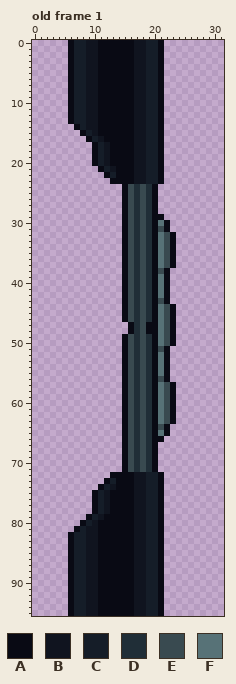
Pixel-art file: art/environment/door2.aseprite. Above is the file before it was changed.
32x96 pixels, 1 frame. Shown: old frame 1. The commit also changed other frames, which this record leaves out.
Palette (. is transparent): A #090a14  B #10141f  C #151d28  D #202e37  E #394a50  F #577277
Pixels before, old frame 1 (only the part around the change), first column x 0:
21 ...........ACBAAABBCCA..........
22 ............ACAAABBCCA..........
23 .............AAAABBCCA..........
24 ...............AEDEDA...........
25 ...............AEDEDA...........
26 ...............AEDEDA...........
27 ...............AEDEDA...........
28 ...............AEDEDA...........
29 ...............AEDEDAA..........
30 ...............AEDEDAFA.........
31 ...............AEDEDAEA.........
32 ...............AEDEDAFEA........
33 ...............AEDEDAFEA........
34 ...............AEDEDAFEA........
35 ...............AEDEDAFEA........
36 ...............AEDEDAFEA........
37 ...............AEDEDAFEA........
38 ...............AEDEDAEA.........
39 ...............AEDEDAFA.........
40 ...............AEDEDAFA.........
41 ...............AEDEDAFA.........
42 ...............AEDEDAFA.........
43 ...............AEDEDAEA.........
44 ...............AEDEDAFEA........
45 ...............AEDEDAFEA........
46 ...............AEDEDAFEA........
47 ................ADEAAFEA........
48 ................ADEAAFEA........
49 ...............AEDEDAFEA........
50 ...............AEDEDAFEA........
51 ...............AEDEDAEA.........
52 ...............AEDEDAFA.........
53 ...............AEDEDAFA.........
54 ...............AEDEDAFA.........
55 ...............AEDEDAFA.........
56 ...............AEDEDAEA.........
57 ...............AEDEDAFEA........
58 ...............AEDEDAFEA........
59 ...............AEDEDAFEA........
60 ...............AEDEDAFEA........
61 ...............AEDEDAFEA........
62 ...............AEDEDAFEA........
63 ...............AEDEDAFEA........
64 ...............AEDEDAEA.........
65 ...............AEDEDAFA.........
66 ...............AEDEDAA..........
67 ...............AEDEDA...........
68 ...............AEDEDA...........
69 ...............AEDEDA...........
70 ...............AEDEDA...........
71 ...............AEDEDA...........
72 .............AAAABBCCA..........
73 ............ACAAABBCCA..........
74 ...........ACBAAABBCCA..........
75 ..........ACBAAAABBCCA..........
76 ..........ACBAAAABBCCA..........
77 ..........ACBAAAABBCCA..........
78 ..........ACBAAAABBCCA..........
79 .........ACBAAAAABBCCA..........
80 ........ACBAAAAAABBCCA..........
81 .......ACBBAAAAAABBCCA..........
82 ......ACCBBAAAAAABBCCA..........
New version:
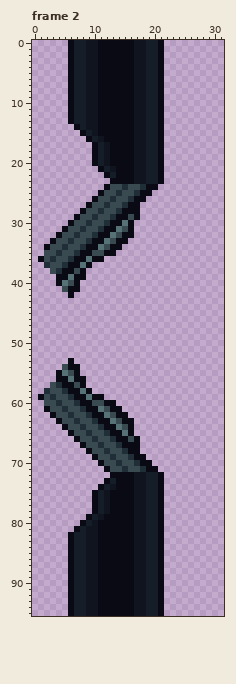
A new or re-ordered frame is compared with the old frame closest to it.
The edit:
frames 1 -> 2
layer "Layer 2" added
layer "Layer 1" removed
Changed rows in their new state; - is an unchanged pixel.
Frame 2 is new; against old frame 1:
first column x 1:
24 -----------AEED-EDA----
25 ----------AEEDE--AA.---
26 ---------AEEDEEDAA..---
27 --------AEEDEEDAA...---
28 -------AEEDEED-AA...---
29 ------AEEDEEDA--A....--
30 -----AEEDEEDAAFA......-
31 ----AEEDEEDAAFEA......-
32 ---AEEDEEDAAFE-A.......
33 --AEEDEEDAAFEA-........
34 -AEEDEEDAAFEAA.........
35 -EEDEEDAAEEAA-.........
36 AEDEEDAAFAA---.........
37 -DEEDAAFA-----.........
38 --EDAAEA------........-
39 ---AAFAA------........-
40 ---AFEA-------........-
41 ----EAA-------........-
42 -----A--------........-
43 --------------........-
44 --------------.........
45 --------------.........
46 --------------.........
47 ---------------........
48 ---------------........
49 --------------.........
50 --------------.........
51 --------------........-
52 --------------........-
53 -----A--------........-
54 ----EAA-------........-
55 ---AFEA-------........-
56 ---AAFAA------........-
57 --EDAAEA------.........
58 -DEEDAAFA-----.........
59 AEDEEDAAFAA---.........
60 -EEDEEDAAEEAA-.........
61 -AEEDEEDAAFEAA.........
62 --AEEDEEDAAFEA-........
63 ---AEEDEEDAAFE-A.......
64 ----AEEDEEDAAFEA......-
65 -----AEEDEEDAAFA......-
66 ------AEEDEEDA--A....--
67 -------AEEDEED-AA...---
68 --------AEEDEEDAA...---
69 ---------AEEDEEDAA..---
70 ----------AEEDE--AA.---
71 -----------AEED-EDA----
